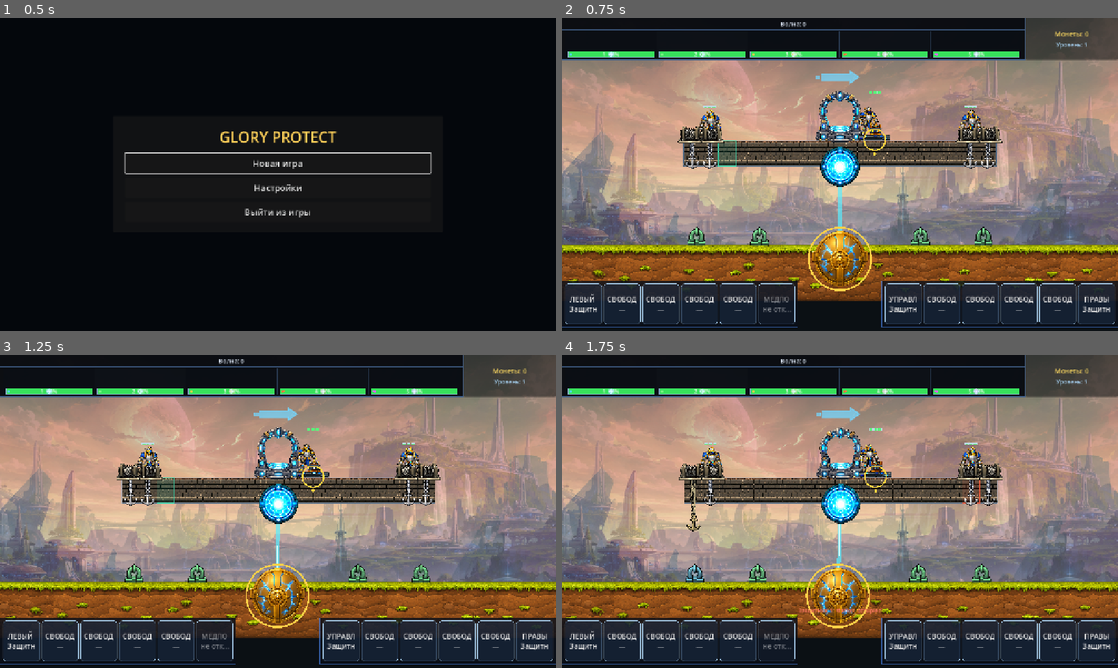
Above: before the commit, frames 1-4 (two rows, left to right).
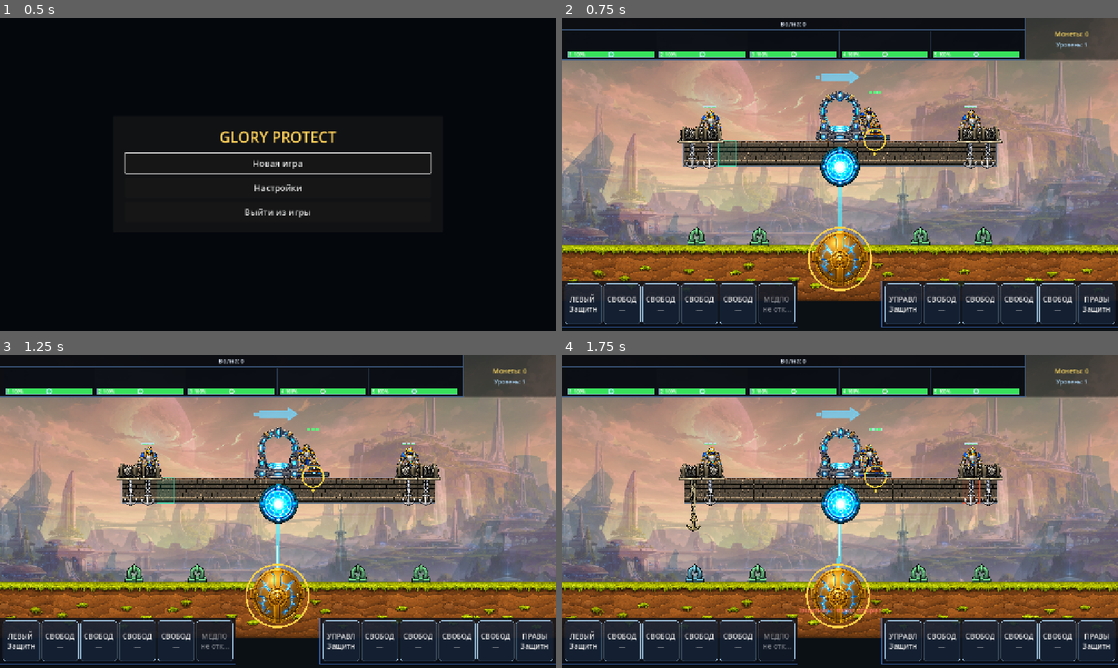
Above: after the commit, the same moments.

Repository: bageus/GloryProtect
Game: Godot game, scene res://scenes/app/app_shell.tscn
The game is run twice, just before and just after one commit, with the same random seed, the same clock (stepped at 60 frames per second) and the same inputs.
Inputs (mouse positions are in pixels of both pictures, inside the frame that each line leads up to):
- Up to frame 1 (0.5 s): no input
- Up to frame 2 (0.75 s): click "Новая игра" at 0.5 s
- Up to frame 3 (1.25 s): no input
- Up to frame 4 (1.75 s): tap Enter (ui_accept) at 1.25, 1.52 s; move the mouse to (962, 495) at 1.27 s; hold X (gp_assign_right_anchor) from 1.28 s (still down); hold 1 (gp_anchor_1) from 1.28 s (still down); click (962, 495) at 1.42 s

Frame 1 is identical in both runs. In frame 2, 0.3% of the frame differs, in the area x 1-76%, y 10-13%; in frame 3, 0.3%; in frame 4, 0.3%.

Commit message:
render minimap core as shield bar bulge

Diff:
--- a/scripts/ui/strategic_minimap.gd
+++ b/scripts/ui/strategic_minimap.gd
@@ -3,6 +3,7 @@
 
 const MAP_WIDTH_RATIO: float = 5.0 / 6.0
 const SHIELD_BAR_HEIGHT: float = 14.0
+const CORE_BULGE_RADIUS: float = 5.2
 
 @export_node_path("ShieldSystem") var shield_system_path: NodePath
 @export_node_path("StrategicWaveSystem") var wave_system_path: NodePath
@@ -65,46 +66,19 @@
 		Color(0.025, 0.035, 0.055, 0.95),
 		true
 	)
-	draw_line(
-		Vector2(0.0, 27.0),
-		Vector2(map_width, 27.0),
-		Color(0.22, 0.32, 0.46, 0.95),
-		1.0
-	)
-	draw_line(
-		Vector2(0.0, size.y - 1.0),
-		Vector2(map_width, size.y - 1.0),
-		Color(0.28, 0.4, 0.56, 0.95),
-		2.0
-	)
-	draw_line(
-		Vector2(map_width, 0.0),
-		Vector2(map_width, size.y),
-		Color(0.28, 0.4, 0.56, 0.95),
-		2.0
-	)
+	draw_line(Vector2(0.0, 27.0), Vector2(map_width, 27.0), Color(0.22, 0.32, 0.46, 0.95), 1.0)
+	draw_line(Vector2(0.0, size.y - 1.0), Vector2(map_width, size.y - 1.0), Color(0.28, 0.4, 0.56, 0.95), 2.0)
+	draw_line(Vector2(map_width, 0.0), Vector2(map_width, size.y), Color(0.28, 0.4, 0.56, 0.95), 2.0)
 	var section_count: int = _shield.get_section_count()
 	if section_count <= 0:
 		return
 	var margin_x: float = 8.0
 	var lane_top: float = 30.0
 	var lane_bottom: float = size.y - 5.0
-	var shield_bar_height: float = SHIELD_BAR_HEIGHT
-	var shield_bar_y: float = lane_bottom - shield_bar_height
-	var lane_width: float = (
-		map_width - margin_x * 2.0
-	) / float(section_count)
-	_draw_section_lanes(
-		section_count,
-		margin_x,
-		lane_top,
-		lane_bottom,
-		shield_bar_y,
-		shield_bar_height,
-		lane_width
-	)
+	var shield_bar_y: float = lane_bottom - SHIELD_BAR_HEIGHT
+	var lane_width: float = (map_width - margin_x * 2.0) / float(section_count)
+	_draw_section_lanes(section_count, margin_x, lane_top, lane_bottom, shield_bar_y, lane_width)
 	_draw_energy_waves(section_count, margin_x, lane_top, shield_bar_y, lane_width)
-	_draw_core_markers(section_count, margin_x, lane_top, shield_bar_y, lane_width)
 	_draw_groups(section_count, margin_x, lane_top, shield_bar_y, lane_width)
 
 
@@ -133,19 +107,10 @@
 	if section_count <= 0 or not _shield.is_valid_section(section_id):
 		return Vector2.ZERO
 	var margin_x: float = 8.0
-	var lane_top: float = 30.0
 	var lane_bottom: float = size.y - 5.0
 	var shield_bar_y: float = lane_bottom - SHIELD_BAR_HEIGHT
-	var lane_width: float = (
-		_get_map_width() - margin_x * 2.0
-	) / float(section_count)
-	return _get_core_marker_position(
-		section_id,
-		margin_x,
-		lane_top,
-		shield_bar_y,
-		lane_width
-	)
+	var lane_width: float = (_get_map_width() - margin_x * 2.0) / float(section_count)
+	return _get_core_marker_position(section_id, margin_x, shield_bar_y, lane_width)
 
 
 func get_active_energy_wave_count() -> int:
@@ -172,10 +137,7 @@
 	if current != null and current.is_ancestor_of(self):
 		return current
 	current = self
-	while (
-		current.get_parent() != null
-		and current.get_parent() != get_tree().root
-	):
+	while current.get_parent() != null and current.get_parent() != get_tree().root:
 		current = current.get_parent()
 	return current
 
@@ -186,194 +148,84 @@
 	lane_top: float,
 	lane_bottom: float,
 	shield_bar_y: float,
-	shield_bar_height: float,
 	lane_width: float
 ) -> void:
 	for section_id: int in range(section_count):
 		var lane_x: float = margin_x + float(section_id) * lane_width
-		var lane_rect := Rect2(
-			Vector2(lane_x, lane_top),
-			Vector2(lane_width, lane_bottom - lane_top)
-		)
+		var lane_rect := Rect2(Vector2(lane_x, lane_top), Vector2(lane_width, lane_bottom - lane_top))
 		var lane_fill := Color(0.04, 0.055, 0.08, 0.74)
 		if section_id % 2 == 1:
 			lane_fill = Color(0.055, 0.07, 0.095, 0.74)
 		draw_rect(lane_rect, lane_fill, true)
 		if section_id > 0:
-			draw_line(
-				Vector2(lane_x, lane_top),
-				Vector2(lane_x, lane_bottom),
-				Color(0.18, 0.26, 0.36, 0.8),
-				1.0
-			)
+			draw_line(Vector2(lane_x, lane_top), Vector2(lane_x, lane_bottom), Color(0.18, 0.26, 0.36, 0.8), 1.0)
 		var health_percent: float = _shield.get_health_percent(section_id)
 		var health_ratio: float = clampf(health_percent / 100.0, 0.0, 1.0)
 		var health_color: Color = _get_health_color(section_id)
 		var bar_rect := Rect2(
 			Vector2(lane_x + 6.0, shield_bar_y),
-			Vector2(maxf(1.0, lane_width - 12.0), shield_bar_height)
+			Vector2(maxf(1.0, lane_width - 12.0), SHIELD_BAR_HEIGHT)
 		)
 		draw_rect(bar_rect, Color(0.09, 0.11, 0.15, 0.96), true)
-		draw_rect(
-			Rect2(
-				bar_rect.position,
-				Vector2(bar_rect.size.x * health_ratio, bar_rect.size.y)
-			),
-			health_color,
-			true
-		)
+		draw_rect(Rect2(bar_rect.position, Vector2(bar_rect.size.x * health_ratio, bar_rect.size.y)), health_color, true)
+		_draw_core_bulge(section_id, bar_rect, health_color)
 		draw_rect(bar_rect, Color(0.55, 0.68, 0.82, 0.9), false, 1.0)
-		var section_color: Color = _shield.get_section_color(section_id)
-		draw_circle(
-			Vector2(bar_rect.position.x + 7.0, bar_rect.get_center().y),
-			3.0,
-			section_color
-		)
 		var text := "%d  %d%%" % [section_id + 1, roundi(health_percent)]
+		var text_width: float = maxf(18.0, bar_rect.size.x * 0.46)
 		draw_string(
 			ThemeDB.fallback_font,
-			bar_rect.position + Vector2(0.0, 11.0),
+			bar_rect.position + Vector2(2.0, 11.0),
 			text,
-			HORIZONTAL_ALIGNMENT_CENTER,
-			bar_rect.size.x,
+			HORIZONTAL_ALIGNMENT_LEFT,
+			text_width,
 			10,
 			Color.WHITE
 		)
 
 
-func _draw_core_markers(
-	section_count: int,
-	margin_x: float,
-	lane_top: float,
-	shield_bar_y: float,
-	lane_width: float
-) -> void:
-	for section_id: int in range(section_count):
-		var marker_position: Vector2 = _get_core_marker_position(
-			section_id,
-			margin_x,
-			lane_top,
-			shield_bar_y,
-			lane_width
-		)
-		_draw_core_marker(section_id, marker_position)
-
-
-func _draw_core_marker(section_id: int, marker_position: Vector2) -> void:
+func _draw_core_bulge(section_id: int, bar_rect: Rect2, health_color: Color) -> void:
+	var center: Vector2 = bar_rect.get_center()
 	var section_color: Color = _shield.get_section_color(section_id)
-	var pulse: float = 0.82 + sin(_blink_elapsed * 2.4 + float(section_id)) * 0.08
-	var outer_radius: float = 6.0 * pulse
-	draw_circle(
-		marker_position,
-		outer_radius + 3.0,
-		Color(section_color.r, section_color.g, section_color.b, 0.18)
-	)
-	var diamond := PackedVector2Array([
-		marker_position + Vector2(0.0, -outer_radius),
-		marker_position + Vector2(outer_radius, 0.0),
-		marker_position + Vector2(0.0, outer_radius),
-		marker_position + Vector2(-outer_radius, 0.0),
-	])
-	draw_colored_polygon(
-		diamond,
-		Color(section_color.r, section_color.g, section_color.b, 0.82)
-	)
-	var outline := diamond.duplicate()
-	outline.append(diamond[0])
-	draw_polyline(outline, Color(0.8, 0.95, 1.0, 0.88), 1.2, true)
-	draw_circle(marker_position, 2.1, Color(0.92, 1.0, 1.0, 0.92))
-
-
-func _draw_energy_waves(
-	section_count: int,
-	margin_x: float,
-	lane_top: float,
-	shield_bar_y: float,
-	lane_width: float
-) -> void:
+	var pulse: float = 0.88 + sin(_blink_elapsed * 2.4 + float(section_id)) * 0.07
+	var radius: float = CORE_BULGE_RADIUS * pulse
+	var cap_rect := Rect2(center - Vector2(radius, radius), Vector2(radius * 2.0, radius * 2.0))
+	draw_circle(center, radius + 2.0, Color(section_color.r, section_color.g, section_color.b, 0.18))
+	draw_circle(center, radius, Color(health_color.r, health_color.g, health_color.b, 0.92))
+	draw_arc(center, radius + 0.5, 0.0, TAU, 24, Color(0.78, 0.95, 1.0, 0.88), 1.2, true)
+	draw_rect(Rect2(Vector2(cap_rect.position.x, bar_rect.position.y), Vector2(cap_rect.size.x, bar_rect.size.y)), Color(section_color.r, section_color.g, section_color.b, 0.12), true)
+
+
+func _draw_energy_waves(section_count: int, margin_x: float, _lane_top: float, shield_bar_y: float, lane_width: float) -> void:
 	if _energy_waves.is_empty():
 		return
 	for wave: Dictionary in _energy_waves:
 		var section_id: int = clampi(int(wave["section"]), 0, section_count - 1)
-		var progress: float = clampf(
-			float(wave["elapsed"]) / maxf(0.001, energy_wave_duration),
-			0.0,
-			1.0
-		)
-		var center: Vector2 = _get_core_marker_position(
-			section_id,
-			margin_x,
-			lane_top,
-			shield_bar_y,
-			lane_width
-		)
+		var progress: float = clampf(float(wave["elapsed"]) / maxf(0.001, energy_wave_duration), 0.0, 1.0)
+		var center: Vector2 = _get_core_marker_position(section_id, margin_x, shield_bar_y, lane_width)
 		var radius: float = lerpf(4.0, lane_width * energy_wave_radius_scale, progress)
 		var alpha: float = (1.0 - progress) * 0.58
 		draw_circle(center, radius * 0.28, Color(0.24, 0.74, 1.0, alpha * 0.16))
 		draw_arc(center, radius, 0.0, TAU, 40, Color(0.36, 0.82, 1.0, alpha), 2.4, true)
-		draw_arc(
-			center,
-			maxf(2.0, radius * 0.62),
-			0.0,
-			TAU,
-			36,
-			Color(0.72, 0.96, 1.0, alpha * 0.5),
-			1.2,
-			true
-		)
-
-
-func _get_core_marker_position(
-	section_id: int,
-	margin_x: float,
-	_lane_top: float,
-	shield_bar_y: float,
-	lane_width: float
-) -> Vector2:
-	return Vector2(
-		margin_x + (float(section_id) + 0.5) * lane_width,
-		shield_bar_y + SHIELD_BAR_HEIGHT * 0.5
-	)
-
-
-func _draw_groups(
-	section_count: int,
-	margin_x: float,
-	lane_top: float,
-	shield_bar_y: float,
-	lane_width: float
-) -> void:
-	var maximum_lane_offset: float = maxf(
-		0.001,
-		_waves.balance.maximum_lane_offset
-	)
+		draw_arc(center, maxf(2.0, radius * 0.62), 0.0, TAU, 36, Color(0.72, 0.96, 1.0, alpha * 0.5), 1.2, true)
+
+
+func _get_core_marker_position(section_id: int, margin_x: float, shield_bar_y: float, lane_width: float) -> Vector2:
+	return Vector2(margin_x + (float(section_id) + 0.5) * lane_width, shield_bar_y + SHIELD_BAR_HEIGHT * 0.5)
+
+
+func _draw_groups(section_count: int, margin_x: float, lane_top: float, shield_bar_y: float, lane_width: float) -> void:
+	var maximum_lane_offset: float = maxf(0.001, _waves.balance.maximum_lane_offset)
 	var near_y: float = shield_bar_y - 7.0
 	var far_y: float = lane_top + 7.0
 	for snapshot: StrategicGroupSnapshot in _waves.get_group_snapshots():
 		var section_id: int = clampi(snapshot.section_id, 0, section_count - 1)
-		var lane_center_x: float = (
-			margin_x + (float(section_id) + 0.5) * lane_width
-		)
-		var offset_ratio: float = clampf(
-			snapshot.lane_offset / maximum_lane_offset,
-			-1.0,
-			1.0
-		)
-		var marker_position := Vector2(
-			lane_center_x + offset_ratio * lane_width * 0.2,
-			lerpf(
-				near_y,
-				far_y,
-				clampf(snapshot.map_distance, 0.0, 1.0)
-			)
-		)
+		var lane_center_x: float = margin_x + (float(section_id) + 0.5) * lane_width
+		var offset_ratio: float = clampf(snapshot.lane_offset / maximum_lane_offset, -1.0, 1.0)
+		var marker_position := Vector2(lane_center_x + offset_ratio * lane_width * 0.2, lerpf(near_y, far_y, clampf(snapshot.map_distance, 0.0, 1.0)))
 		_draw_group_marker(snapshot, marker_position)
 
 
-func _draw_group_marker(
-	snapshot: StrategicGroupSnapshot,
-	marker_position: Vector2
-) -> void:
+func _draw_group_marker(snapshot: StrategicGroupSnapshot, marker_position: Vector2) -> void:
 	var color := Color(0.88, 0.18, 0.18, 0.94)
 	if snapshot.is_impacting:
 		var pulse: float = 0.72 + sin(_blink_elapsed * 8.0) * 0.2
@@ -383,30 +235,14 @@
 		&"single":
 			_draw_enemy_figure(marker_position, 1.0, color)
 		&"pair":
-			_draw_enemy_figure(
-				marker_position + Vector2(-4.0, 1.0),
-				0.9,
-				color
-			)
-			_draw_enemy_figure(
-				marker_position + Vector2(4.0, -1.0),
-				0.9,
-				color.darkened(0.08)
-			)
+			_draw_enemy_figure(marker_position + Vector2(-4.0, 1.0), 0.9, color)
+			_draw_enemy_figure(marker_position + Vector2(4.0, -1.0), 0.9, color.darkened(0.08))
 		_:
 			_draw_enemy_cloud(snapshot, marker_position, color)
 
 
-func _draw_enemy_figure(
-	figure_position: Vector2,
-	figure_scale: float,
-	color: Color
-) -> void:
-	draw_circle(
-		figure_position + Vector2(0.0, -2.0) * figure_scale,
-		2.5 * figure_scale,
-		color
-	)
+func _draw_enemy_figure(figure_position: Vector2, figure_scale: float, color: Color) -> void:
+	draw_circle(figure_position + Vector2(0.0, -2.0) * figure_scale, 2.5 * figure_scale, color)
 	var body := PackedVector2Array([
 		figure_position + Vector2(-3.2, 0.0) * figure_scale,
 		figure_position + Vector2(3.2, 0.0) * figure_scale,
@@ -414,25 +250,11 @@
 		figure_position + Vector2(-2.0, 4.5) * figure_scale,
 	])
 	draw_colored_polygon(body, color.darkened(0.08))
-	draw_line(
-		figure_position + Vector2(-1.5, 4.0) * figure_scale,
-		figure_position + Vector2(-2.5, 7.0) * figure_scale,
-		Color(0.16, 0.02, 0.03, 1.0),
-		1.2
-	)
-	draw_line(
-		figure_position + Vector2(1.5, 4.0) * figure_scale,
-		figure_position + Vector2(2.5, 7.0) * figure_scale,
-		Color(0.16, 0.02, 0.03, 1.0),
-		1.2
-	)
-
-
-func _draw_enemy_cloud(
-	snapshot: StrategicGroupSnapshot,
-	cloud_position: Vector2,
-	color: Color
-) -> void:
+	draw_line(figure_position + Vector2(-1.5, 4.0) * figure_scale, figure_position + Vector2(-2.5, 7.0) * figure_scale, Color(0.16, 0.02, 0.03, 1.0), 1.2)
+	draw_line(figure_position + Vector2(1.5, 4.0) * figure_scale, figure_position + Vector2(2.5, 7.0) * figure_scale, Color(0.16, 0.02, 0.03, 1.0), 1.2)
+
+
+func _draw_enemy_cloud(snapshot: StrategicGroupSnapshot, cloud_position: Vector2, color: Color) -> void:
 	var count_scale: float = sqrt(float(snapshot.enemy_count))
 	var radius_x: float = clampf(5.0 + count_scale * 1.8, 8.0, 17.0)
 	var radius_y: float = clampf(4.0 + count_scale * 1.2, 6.0, 12.0)
@@ -440,39 +262,18 @@
 	var point_count: int = 14
 	for index: int in range(point_count):
 		var angle: float = TAU * float(index) / float(point_count)
-		var phase: float = (
-			_blink_elapsed * cloud_morph_speed
-			+ float(snapshot.group_id) * 1.37
-			+ float(index) * 2.11
-		)
+		var phase: float = _blink_elapsed * cloud_morph_speed + float(snapshot.group_id) * 1.37 + float(index) * 2.11
 		var wobble: float = 1.0 + sin(phase) * 0.12
-		points.append(
-			cloud_position + Vector2(
-				cos(angle) * radius_x * wobble,
-				sin(angle) * radius_y * (2.0 - wobble)
-			)
-		)
+		points.append(cloud_position + Vector2(cos(angle) * radius_x * wobble, sin(angle) * radius_y * (2.0 - wobble)))
 	draw_colored_polygon(points, color)
 	var outline := points.duplicate()
 	outline.append(points[0])
-	draw_polyline(
-		outline,
-		Color(0.12, 0.02, 0.02, 0.95),
-		1.2,
-		true
-	)
+	draw_polyline(outline, Color(0.12, 0.02, 0.02, 0.95), 1.2, true)
 	var visible_specks: int = mini(snapshot.enemy_count, 6)
 	for index: int in range(visible_specks):
 		var speck_seed: float = float(snapshot.group_id * 17 + index * 11)
-		var offset := Vector2(
-			sin(_blink_elapsed * 1.7 + speck_seed) * radius_x * 0.45,
-			cos(_blink_elapsed * 2.3 + speck_seed) * radius_y * 0.45
-		)
-		draw_circle(
-			cloud_position + offset,
-			1.3,
-			Color(0.2, 0.02, 0.03, 0.9)
-		)
+		var offset := Vector2(sin(_blink_elapsed * 1.7 + speck_seed) * radius_x * 0.45, cos(_blink_elapsed * 2.3 + speck_seed) * radius_y * 0.45)
+		draw_circle(cloud_position + offset, 1.3, Color(0.2, 0.02, 0.03, 0.9))
 
 
 func _update_energy_waves(delta: float) -> void:
@@ -485,10 +286,7 @@
 func _on_strategic_enemy_impacted(section_id: int, _damage: float) -> void:
 	if not _shield.is_valid_section(section_id):
 		return
-	_energy_waves.append({
-		"section": section_id,
-		"elapsed": 0.0,
-	})
+	_energy_waves.append({"section": section_id, "elapsed": 0.0})
 	while _energy_waves.size() > 12:
 		_energy_waves.remove_at(0)
 	queue_redraw()
